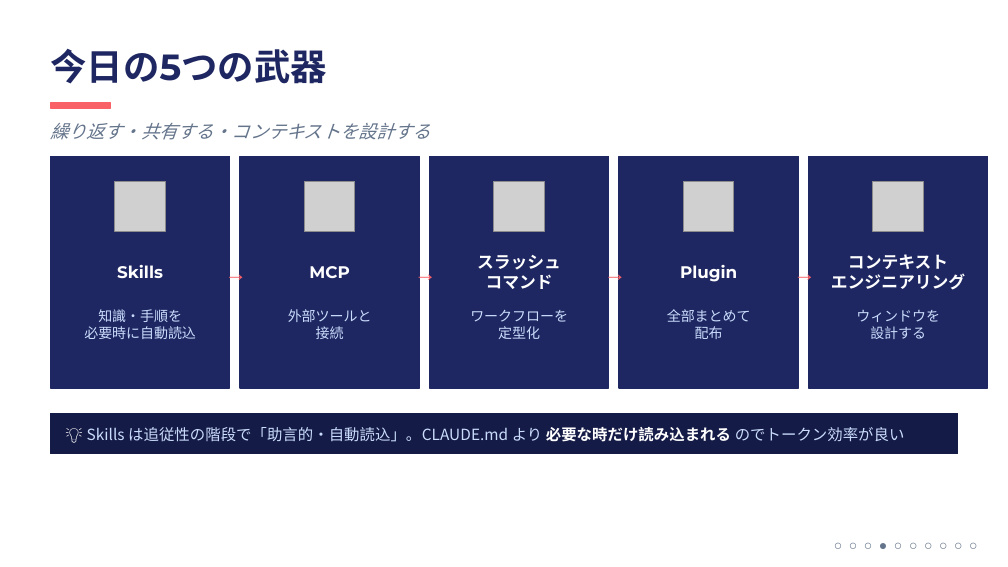
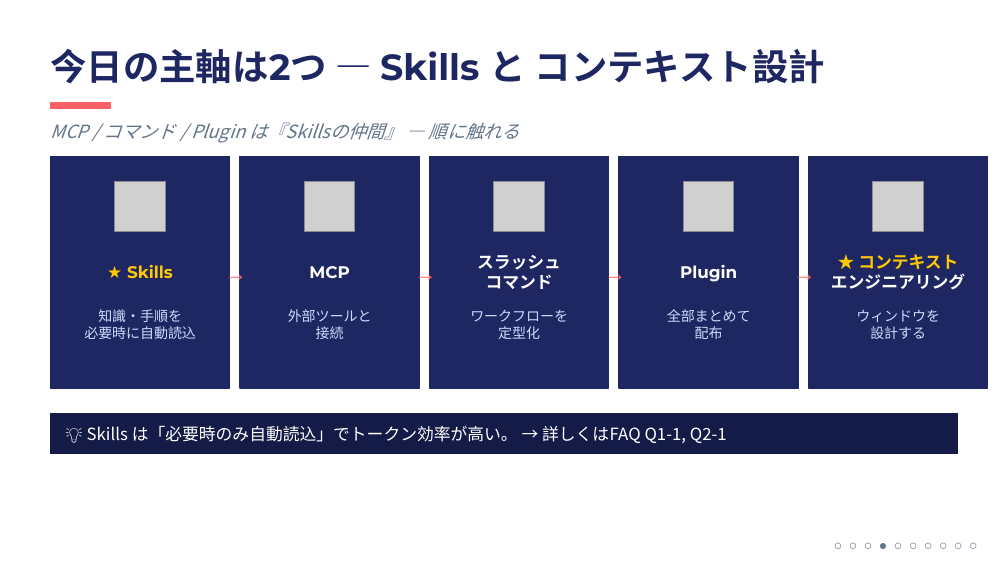
Before and after one commit to ktsuchida11/ClaudeWorkshop, a slide deck: slide 4 of session4/session4_full.pptx (slide 3 before the commit). Drawn at 1008x567 pixels with LibreOffice and Linux fonts; fonts in the diff are those of the drawing; grey boxes stand for pictures. Boxes give left, top, right and bottom in pixels: in the first picture for what was removed or moved away, otherwise in the second. Text is boxed around its words. In the diff, an @@ line names an element or a change of style, - is before the commit and + after.

```diff
--- a/session4/session4_full.pptx
+++ b/session4/session4_full.pptx
@@ text at (50,49,825,84): text changed @@
-今日の5つの武器
+今日の主軸は2つ ― Skills と コンテキスト設計
@@ text at (50,122,520,143): text changed @@
-繰り返す・共有する・コンテキストを設計する
+MCP / コマンド / Plugin は『Skillsの仲間』 ― 順に触れる
@@ text at (127,265,173,278): text changed; text colour #FFFFFF to #FFC800 @@
-Skills
+★ Skills
@@ text at (858,254,958,269): text changed; text colour #FFFFFF to #FFC800 @@
-コンテキスト
+★ コンテキスト
@@ text at (87,425,727,443): text changed; size 11 to 12 pt; text colour #CADCFC to #FFFFFF @@
-💡 Skills は追従性の階段で「助言的・自動読込」。CLAUDE.md より 必要な時だけ読み込まれる のでトークン効率が良い
+💡 Skills は「必要時のみ自動読込」でトークン効率が高い。 → 詳しくはFAQ Q1-1, Q2-1
```
Also in this commit, not shown: 3 other slides changed, 1 slide added, 1 other file.
